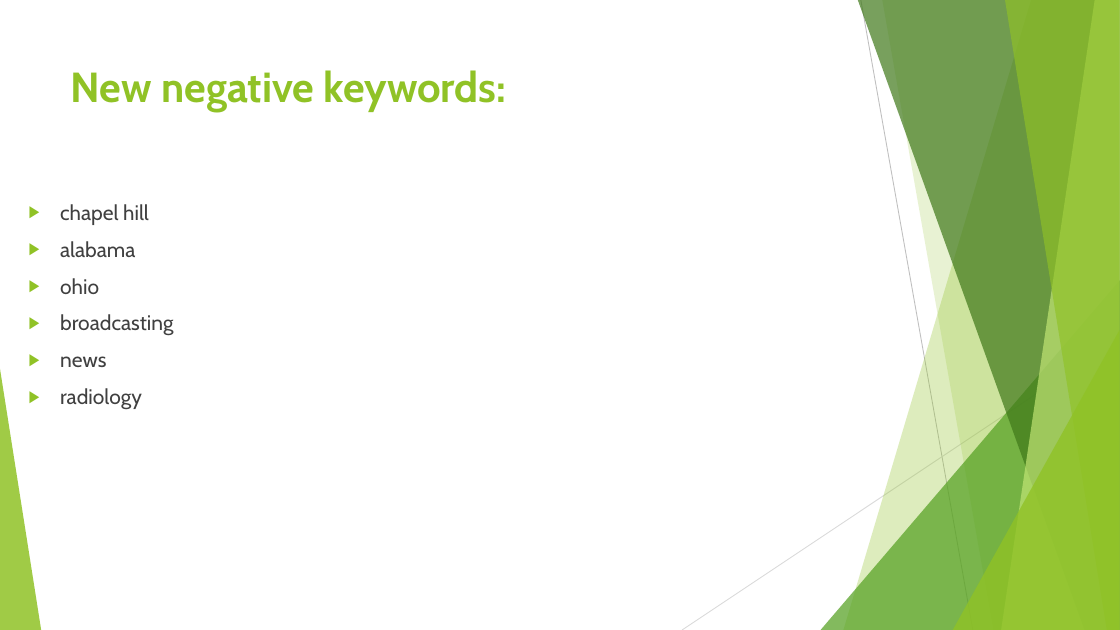
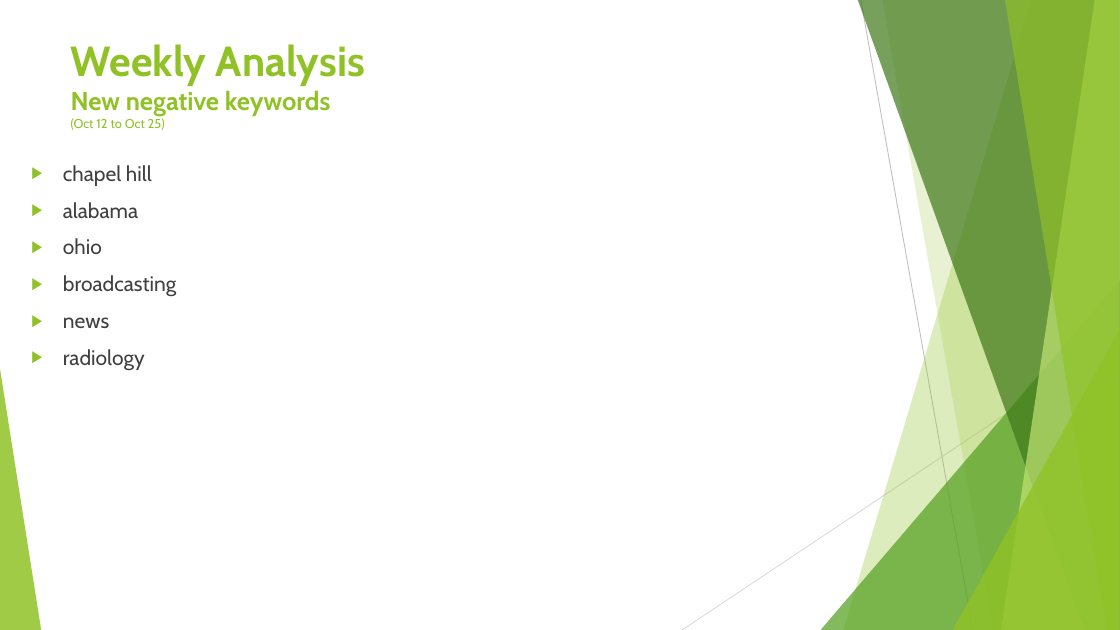
Before and after one commit to Felix9431/SEM, a slide deck: slide 10 of GoogleAdwords_Reports/10-27-2017_Adwords-Reeport.pptx (slide 6 before the commit). Drawn at 1120x630 pixels with LibreOffice and Linux fonts; fonts in the diff are those of the drawing. Boxes give left, top, right and bottom in pixels: in the first picture for what was removed or moved away, otherwise in the second. Text is boxed around its words. In the diff, an @@ line names an element or a change of style, - is before the commit and + after.

```diff
--- a/GoogleAdwords_Reports/10-27-2017_Adwords-Reeport.pptx
+++ b/GoogleAdwords_Reports/10-27-2017_Adwords-Reeport.pptx
@@ text added at [71,44,365,130], 22 pt, text #90C226, bold @@
+Weekly Analysis
+New negative keywords
+(Oct 12 to Oct 25)
@@ title removed at [71,70,507,112] @@
-New negative keywords:
@@ text "chapel hill": place and size @@
-text "chapel hill" at [60,204,173,409]
+text "chapel hill" at [63,165,176,370]
```
Also in this commit, not shown: 3 other slides changed, 5 slides added, 1 slide removed.
